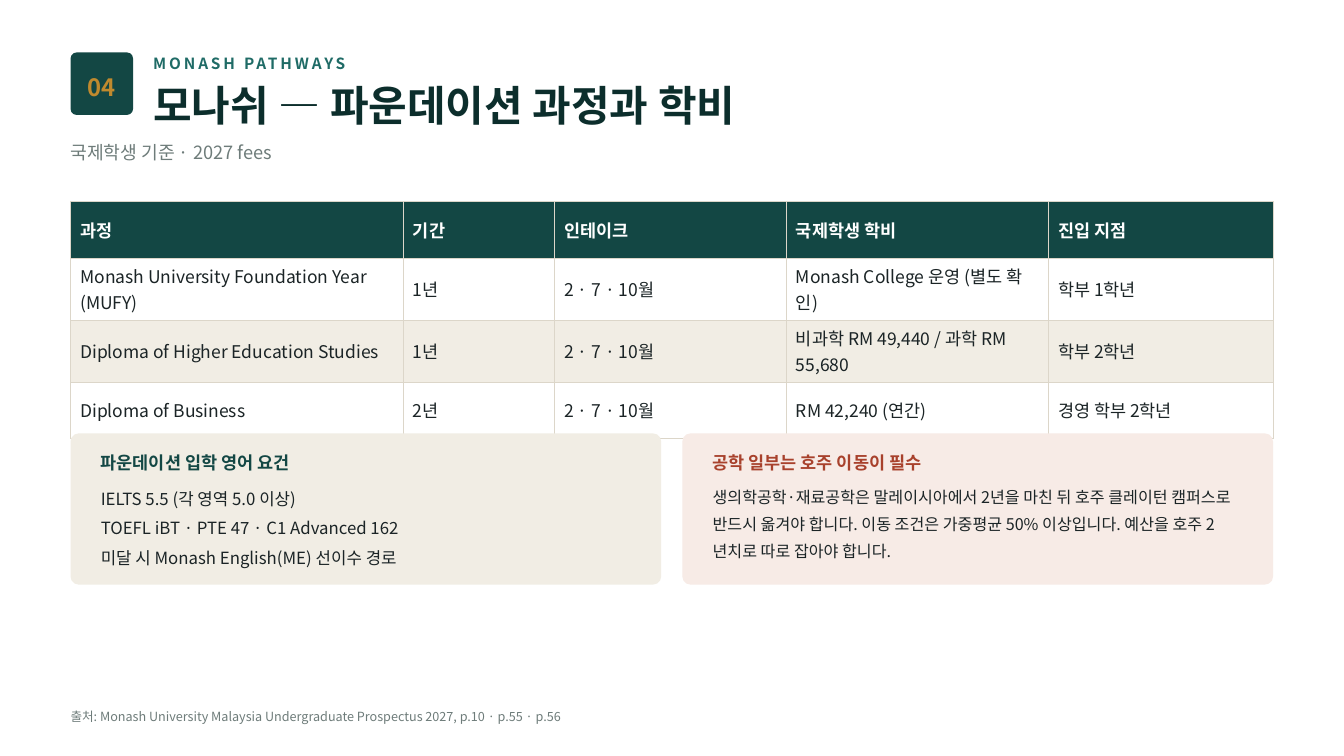
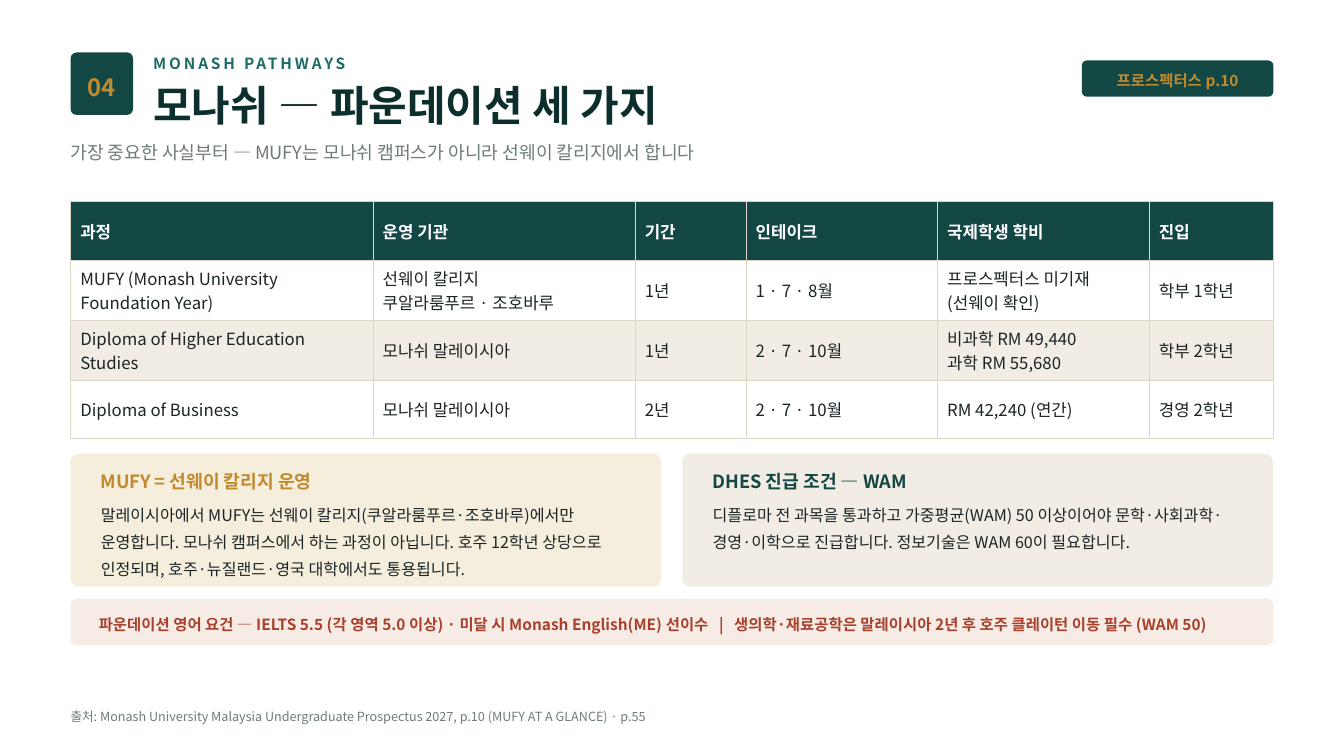
Before and after one commit to ChampionJohan/Johan, a slide deck: slide 5 of design/malaysia-study-live/말레이시아유학_2편_해외직영캠퍼스.pptx. Drawn at 1344x756 pixels with LibreOffice and Linux fonts; fonts in the diff are those of the drawing. Boxes give left, top, right and bottom in pixels: in the first picture for what was removed or moved away, otherwise in the second. Text is boxed around its words. In the diff, an @@ line names an element or a change of style, - is before the commit and + after.

```diff
--- a/design/malaysia-study-live/말레이시아유학_2편_해외직영캠퍼스.pptx
+++ b/design/malaysia-study-live/말레이시아유학_2편_해외직영캠퍼스.pptx
@@ text at (153, 85, 658, 125): text changed @@
-모나쉬 — 파운데이션 과정과 학비
+모나쉬 — 파운데이션 세 가지
@@ rounded rectangle added at (1082, 60, 1273, 97), fill #134744 @@
@@ text added at (1117, 73, 1239, 90), 11 pt, text #C08A2E, bold @@
+프로스펙터스 p.10
@@ text at (71, 144, 694, 161): text changed @@
-국제학생 기준 · 2027 fees
+가장 중요한 사실부터 — MUFY는 모나쉬 캠퍼스가 아니라 선웨이 칼리지에서 합니다
@@ table at (71, 202, 1273, 424) @@
-column 1: 과정 | Monash University Foundation Year (MUFY) | Diploma of Higher Education Studies | Diploma of Business
+column 1: 과정 | MUFY (Monash University Foundation Year) | Diploma of Higher Education Studies | Diploma of Business
+column 2: 운영 기관 | 선웨이 칼리지 / 쿠알라룸푸르 · 조호바루 | 모나쉬 말레이시아 | 모나쉬 말레이시아
-column 4, row 2: 2 · 7 · 10월
+column 4, row 2: 1 · 7 · 8월
-column 5, row 2: Monash College 운영 (별도 확인)
+column 5, row 2: 프로스펙터스 미기재 / (선웨이 확인)
-column 6, row 1: 진입 지점
+column 6, row 1: 진입
-column 6, row 4: 경영 학부 2학년
+column 6, row 4: 경영 2학년
@@ rounded rectangle: place and size @@
-rounded rectangle at (71, 434, 661, 585)
+rounded rectangle at (71, 454, 661, 587)
@@ rounded rectangle at (71, 454, 661, 587): fill #F1EDE4 to #F5EEDC; proportions changed @@
@@ text removed at (101, 454, 289, 471) @@
-파운데이션 입학 영어 요건
@@ text added at (101, 472, 311, 490), 13 pt, text #C08A2E, bold @@
+MUFY = 선웨이 칼리지 운영
@@ rounded rectangle: place and size @@
-rounded rectangle at (683, 434, 1273, 585)
+rounded rectangle at (683, 454, 1273, 587)
@@ rounded rectangle at (683, 454, 1273, 587): fill #F7EBE6 to #F1EDE4; proportions changed @@
@@ text removed at (713, 454, 921, 471) @@
-공학 일부는 호주 이동이 필수
@@ text added at (713, 472, 907, 490), 13 pt, text #134744, bold @@
+DHES 진급 조건 — WAM
@@ text removed at (101, 491, 398, 568) @@
-IELTS 5.5 (각 영역 5.0 이상)
-TOEFL iBT · PTE 47 · C1 Advanced 162
-미달 시 Monash English(ME) 선이수 경로
@@ text added at (101, 507, 601, 578), 11.5 pt, text #1B2426 @@
+말레이시아에서 MUFY는 선웨이 칼리지(쿠알라룸푸르·조호바루)에서만 운영합니다. 모나쉬 캠퍼스에서 하는 과정이 아닙니다. 호주 12학년 상당으로 인정되며, 호주·뉴질랜드·영국 대학에서도 통용됩니다.
@@ text removed at (713, 489, 1230, 559) @@
-생의학공학·재료공학은 말레이시아에서 2년을 마친 뒤 호주 클레이턴 캠퍼스로 반드시 옮겨야 합니다. 이동 조건은 가중평균 50% 이상입니다. 예산을 호주 2년치로 따로 잡아야 합니다.
@@ text added at (713, 507, 1222, 550), 11.5 pt, text #1B2426 @@
+디플로마 전 과목을 통과하고 가중평균(WAM) 50 이상이어야 문학·사회과학·경영·이학으로 진급합니다. 정보기술은 WAM 60이 필요합니다.
@@ rounded rectangle added at (71, 599, 1273, 645), fill #F7EBE6 @@
@@ text added at (99, 617, 1206, 634), 11 pt, text #A8412C, bold @@
+파운데이션 영어 요건 — IELTS 5.5 (각 영역 5.0 이상) · 미달 시 Monash English(ME) 선이수 | 생의학·재료공학은 말레이시아 2년 후 호주 클레이턴 이동 필수 (WAM 50)
@@ text at (71, 710, 645, 724): text changed @@
-출처: Monash University Malaysia Undergraduate Prospectus 2027, p.10 · p.55 · p.56
+출처: Monash University Malaysia Undergraduate Prospectus 2027, p.10 (MUFY AT A GLANCE) · p.55
```
Also in this commit, not shown: 10 other slides changed, 3 slides added, 2 other files.
